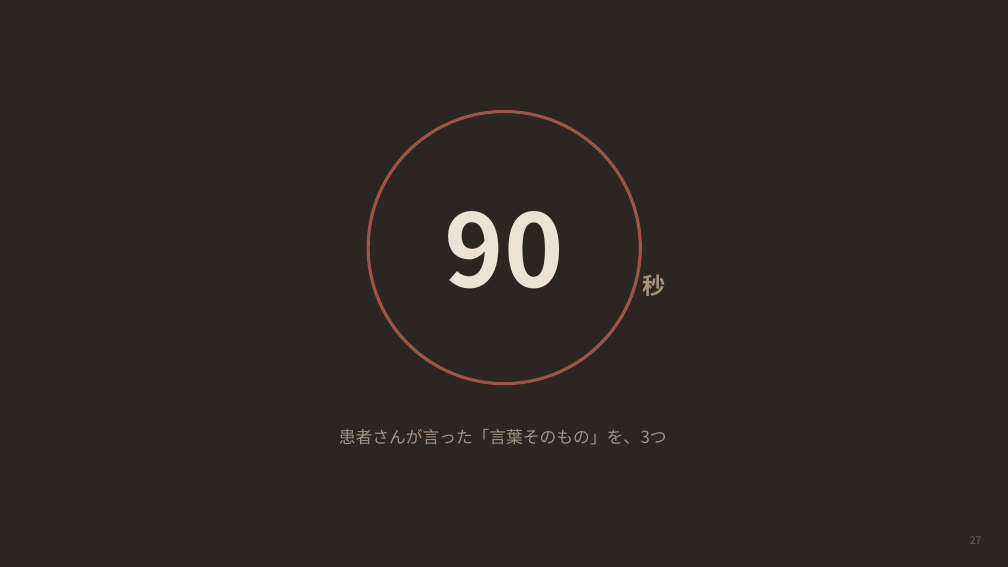
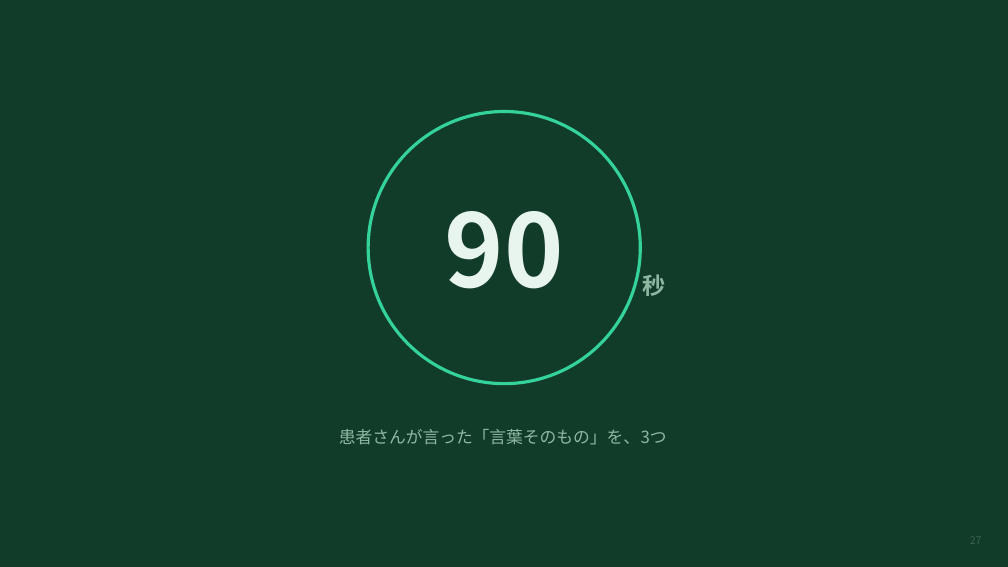
Before and after one commit to mananyon/manayonekura, a slide deck: slide 27 of docs/slides/APNET-keicho-60min.pptx. Drawn at 1008x567 pixels with LibreOffice and Linux fonts; fonts in the diff are those of the drawing. Boxes give left, top, right and bottom in pixels: in the first picture for what was removed or moved away, otherwise in the second. Text is boxed around its words. In the diff, an @@ line names an element or a change of style, - is before the commit and + after.

```diff
--- a/docs/slides/APNET-keicho-60min.pptx
+++ b/docs/slides/APNET-keicho-60min.pptx
@@ background #2B2620 to #123C2A @@
@@ text "90" at <box>445,211,564,289</box>: text colour #ECE3D4 to #E8F5EE @@
@@ ellipse at <box>368,112,640,384</box>: fill #2B2620 to #123C2A; outline #9C5446 3 pt to #34D39B 3 pt @@
@@ text "秒" at <box>643,274,666,296</box>: text colour #A2937F to #8FB8A2 @@
@@ text "患者さんが言った「言葉そのもの」を、3つ" at <box>339,429,667,445</box>: text colour #A2937F to #8FB8A2 @@
@@ text "27" at <box>970,533,982,548</box>: text colour #6B5F51 to #3A6450 @@
```
Also in this commit, not shown: 62 other slides changed, 2 other files.
